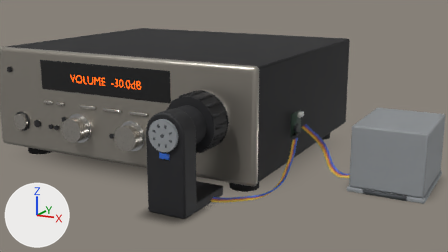
An edit to the Blender file Projects/VolumeRemote/Blender/volume-remote.blend, drawn before and after from the same camera.
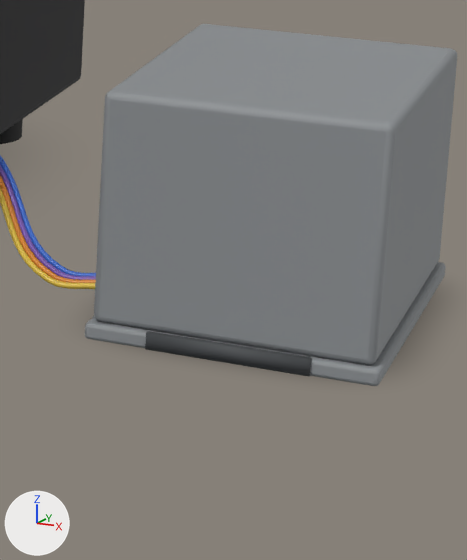
The first picture shows the older version from the file's camera 'VR_Cam'. The close-ups show the older and then the newer version on the part from 72% to 100% of the width and 40% to 99% of the height of that picture. Only the edits that show in the close-ups are written down. The lights are fixed; the arrows at lower left show +X, +Y and +Z.

Before the edit, the objects in view are built like this:
```python
me_rx_body = bpy.data.meshes.new('RX_Body')
me_rx_body.from_pydata(...)  # a box spanning x -0.215..0.215, y -0.184..0.184, z -0.073..0.073
me_rx_body.polygons.foreach_set('use_smooth', [True] * 6)
me_rx_body.materials.append(mat_rx_body)  # black #1b1b1d
me_vr_box = bpy.data.meshes.new('VR_Box')
me_vr_box.from_pydata(...)  # a box spanning x -0.0475..0.0475, y -0.0625..0.0625, z -0.041..0.041
me_vr_box.polygons.foreach_set('use_smooth', [True] * 6)
me_vr_box.materials.append(mat_vr_greypla)  # grey #8e9295
# before: 0 (-0.0475, -0.0625, -0.041), 2 (-0.0475, 0.0625, -0.041), 4 (0.0475, -0.0625, -0.041), 6 (0.0475, 0.0625, -0.041)
me_vr_boxbase = bpy.data.meshes.new('VR_BoxBase')
me_vr_boxbase.from_pydata(...)  # a box spanning x -0.0495..0.0495, y -0.0645..0.0645, z -0.003..0.003
me_vr_boxbase.polygons.foreach_set('use_smooth', [True] * 6)
me_vr_boxbase.materials.append(mat_vr_greypla)  # grey #8e9295
ob_rx_body = bpy.data.objects.new('RX_Body', me_rx_body)
ob_rx_body.location = (0.0, 0.188, 0.0935)
_m = ob_rx_body.modifiers.new('Bevel', 'BEVEL')
_m.width = 0.003
_m.width_pct = 0.003
_m.segments = 3
ob_vr_box = bpy.data.objects.new('VR_Box', me_vr_box)
ob_vr_box.location = (0.355, 0.15, 0.047)
_m = ob_vr_box.modifiers.new('Bevel', 'BEVEL')
_m.width = 0.0025
_m.width_pct = 0.0025
_m.segments = 3
ob_vr_boxbase = bpy.data.objects.new('VR_BoxBase', me_vr_boxbase)
ob_vr_boxbase.location = (0.355, 0.15, 0.003)
_m = ob_vr_boxbase.modifiers.new('Bevel', 'BEVEL')
_m.width = 0.0015
_m.width_pct = 0.0015
_m.segments = 3
# also in view: 'VR_Wire1B' at (0.266, 0.126, 0.04); 'VR_Wire0B' at (0.265, 0.124, 0.039); 'VR_BoxSlotFront' at (0.355, 0.085, 0.004); 'VR_Wire3B' at (0.268, 0.131, 0.041); 'VR_Wire2B' at (0.267, 0.128, 0.041)
```
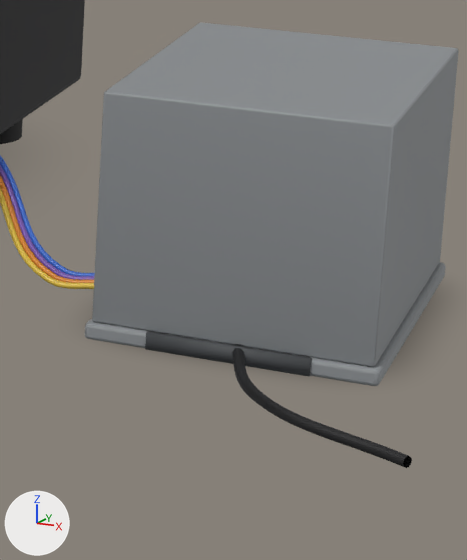
Edits to the bpy script that builds the scene:
```text
Add mat_vr_cable:
    mat_vr_cable = principled_material('VR_Cable')
    mat_vr_cable.base_color = (0.012, 0.012, 0.013)  # black #1d1d1e
Change me_vr_box:
    used by ob_vr_box; location = (0.355, 0.15, 0.047)
    verts and faces of me_vr_box; kept vertices keep their numbers, new ones are numbered from 8
    remove me_vr_box.from_pydata(...)  # 8 vertices, 6 faces; spans x -0.0475..0.0475, y -0.0625..0.0625, z -0.041..0.041
    add me_vr_box.from_pydata(...)  # 8 vertices, 5 faces; spans x -0.0475..0.0475, y -0.0625..0.0625, z -0.041..0.041
    me_vr_box part 1
    add delete_faces([(0, 2, 6, 4)])
Add cu_vr_usbcable:
    cu_vr_usbcable = bpy.data.curves.new('VR_USBCable', 'CURVE')
    cu_vr_usbcable.dimensions = '3D'
    _sp = cu_vr_usbcable.splines.new('BEZIER'); _sp.bezier_points.add(4)
    _sp.bezier_points.foreach_set('co', [0.355, 0.122, 0.016, 0.357, 0.1, 0.007, 0.359, 0.084, 0.0045, 0.375, 0.05, 0.0028, 0.425, 0.02, 0.0028])
    _sp.bezier_points.foreach_set('handle_left', [0.354, 0.131, 0.0195, 0.356, 0.109, 0.00949, 0.357, 0.0901, 0.00514, 0.365, 0.0609, 0.00315, 0.405, 0.0317, 0.0028])
    _sp.bezier_points.foreach_set('handle_right', [0.356, 0.113, 0.0125, 0.358, 0.0939, 0.0053, 0.363, 0.07, 0.00302, 0.39, 0.0331, 0.00226, 0.445, 0.00829, 0.0028])
    for _p, _l, _r in zip(_sp.bezier_points, ['AUTO', 'AUTO', 'AUTO', 'AUTO', 'AUTO'], ['AUTO', 'AUTO', 'AUTO', 'AUTO', 'AUTO']): _p.handle_left_type = _l; _p.handle_right_type = _r
    cu_vr_usbcable.materials.append(mat_vr_cable)  # black #1d1d1e
    cu_vr_usbcable.bevel_resolution = 3
    cu_vr_usbcable.bevel_depth = 0.0019
    cu_vr_usbcable.fill_mode = 'FULL'
Add ob_vr_usbcable:
    ob_vr_usbcable = bpy.data.objects.new('VR_USBCable', cu_vr_usbcable)
    ob_vr_usbcable.location = (0.0, 0.0, 0.0)
```

Boxes (x1, y1, x2, y2) around the edits, measured in the close-ups (467 x 560 px):
'VR_Box', reshaped: before (94, 24, 457, 365); after (92, 23, 459, 367)
'VR_USBCable', added: after (232, 344, 412, 468)
part 1 of me_vr_box, deleted: before (95, 318, 375, 365)
